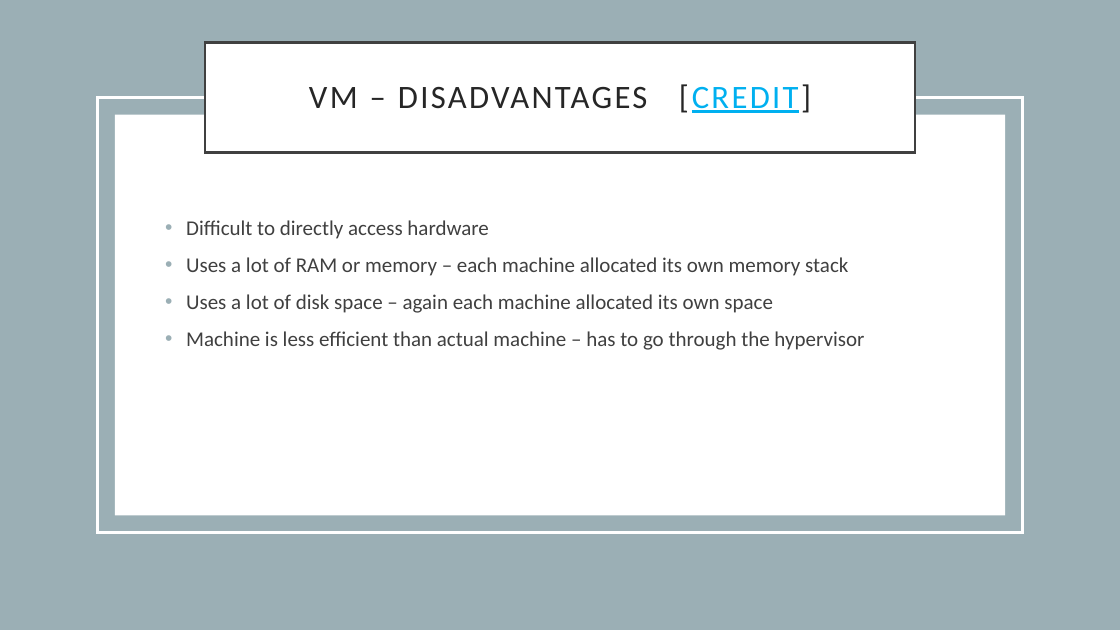
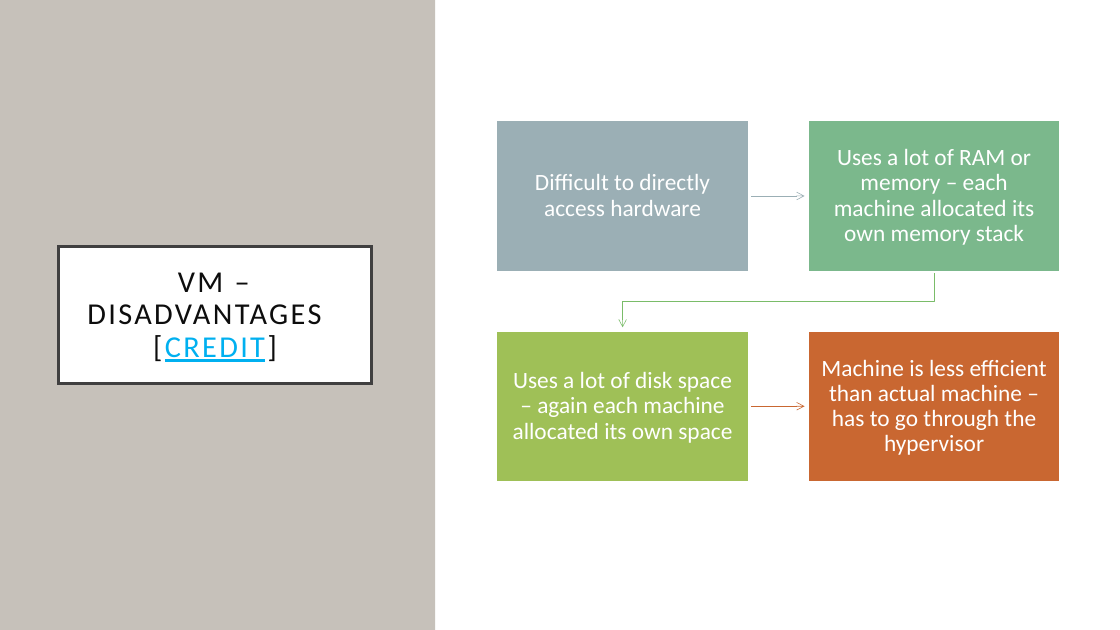
Before and after one commit to marilynwaldman/course, a slide deck: slide 6 of Learning Environment/Virtual Environment/01-VMandDocker.pptx. Drawn at 1120x630 pixels with LibreOffice and Linux fonts; fonts in the diff are those of the drawing. Boxes give left, top, right and bottom in pixels: in the first picture for what was removed or moved away, otherwise in the second. Text is boxed around its words. In the diff, an @@ line names an element or a change of style, - is before the commit and + after.

```diff
--- a/Learning Environment/Virtual Environment/01-VMandDocker.pptx
+++ b/Learning Environment/Virtual Environment/01-VMandDocker.pptx
@@ rectangle removed at [0,0,1120,630] @@
@@ rectangle added at [0,0,435,630], fill #C6C1BA @@
@@ rectangle: place and size @@
-rectangle at [115,114,1006,515]
+rectangle at [437,0,1120,630]
@@ rectangle removed at [97,97,1023,533] @@
@@ text removed at [186,220,864,350] @@
-• Difficult to directly access hardware
-• Uses a lot of RAM or memory – each machine allocated its own memory stack
-• Uses a lot of disk space – again each machine allocated its own space
-• Machine is less efficient than actual machine – has to go through the hypervisor
@@ title "VM – DISADVANTAGES [CREDIT]": place and size @@
-title "VM – DISADVANTAGES [CREDIT]" at [205,43,915,152]
+title "VM – DISADVANTAGES [CREDIT]" at [59,246,371,384]
@@ title "VM – DISADVANTAGES [CREDIT]" at [59,246,371,384]: size 28 to 26 pt; text colour #262626 to #0D0D0D in "VM – DISADVANTAGES [CREDIT]" @@
@@ group added at [496,120,1061,482]: 4 rectangles, 4 texts, 3 freeform shapes @@
+Difficult to directly access hardware
+Uses a lot of RAM or memory – each machine allocated its own memory stack
+Uses a lot of disk space – again each machine allocated its own space
+Machine is less efficient than actual machine – has to go through the hypervisor
```
Also in this commit, not shown: 3 other slides changed, 3 other files.
